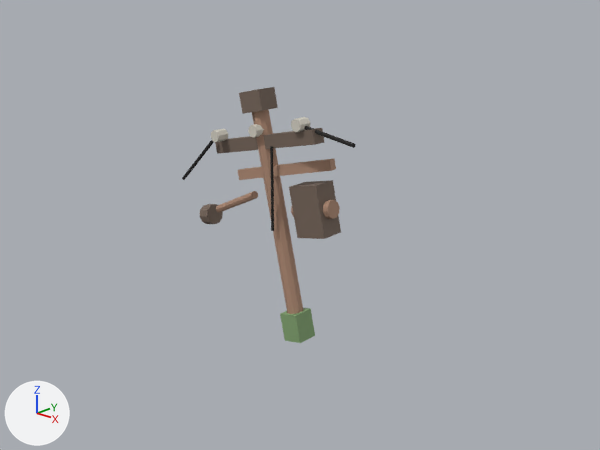
The Blender file Assets/Art/Blender/rusted_utility_pole_v01.blend as it was, and as the next commit left it.
Before and after are seen from the file's camera 'Camera'. The axes (+X, +Y, +Z) are drawn at lower left. The lights are the same throughout. The picture after the commit comes second.

Script lines for the objects in view, before the commit:
```python
ob_broken_lamp_head = bpy.data.objects.new('broken lamp head', me_cylinder_011)
ob_broken_lamp_head.parent = ob_rusted_utility_pole_v01_root_tilt
ob_broken_lamp_head.location = (-0.98, 0.02, 1.17)
ob_broken_lamp_head.rotation_euler = (0.0, 1.571, 0.0)  # degrees (0, 90, 0)
ob_green_algae_wet_base = bpy.data.objects.new('green algae wet base', me_cube_019)
ob_green_algae_wet_base.parent = ob_rusted_utility_pole_v01_root_tilt
ob_green_algae_wet_base.location = (0.0, 0.0, 0.13)
ob_hanging_transformer_box = bpy.data.objects.new('hanging transformer box', me_cube_018)
ob_hanging_transformer_box.parent = ob_rusted_utility_pole_v01_root_tilt
ob_hanging_transformer_box.location = (0.34, 0.12, 1.18)
ob_lamp_bent_arm = bpy.data.objects.new('lamp bent arm', me_cylinder_010)
ob_lamp_bent_arm.parent = ob_rusted_utility_pole_v01_root_tilt
ob_lamp_bent_arm.location = (-0.565, 0.02, 1.285)
ob_lamp_bent_arm.rotation_euler = (1.795, 0.0, -1.571)  # degrees (103, 0, -90)
ob_leaning_rusted_pole_shaft = bpy.data.objects.new('leaning rusted pole shaft', me_cylinder_001)
ob_leaning_rusted_pole_shaft.parent = ob_rusted_utility_pole_v01_root_tilt
ob_leaning_rusted_pole_shaft.location = (0.0, 0.0, 1.05)
ob_main_cross_arm = bpy.data.objects.new('main cross arm', me_cube_016)
ob_main_cross_arm.parent = ob_rusted_utility_pole_v01_root_tilt
ob_main_cross_arm.location = (0.0, 0.0, 1.82)
ob_main_cross_arm.rotation_euler = (0.0, 0.0, -0.0698)  # degrees (0, 0, -4)
ob_splintered_secondary_arm = bpy.data.objects.new('splintered secondary arm', me_cube_017)
ob_splintered_secondary_arm.parent = ob_rusted_utility_pole_v01_root_tilt
ob_splintered_secondary_arm.location = (0.16, 0.02, 1.56)
ob_splintered_secondary_arm.rotation_euler = (0.0, 0.0, 0.227)  # degrees (0, 0, 13)
ob_top_broken_cap = bpy.data.objects.new('top broken cap', me_cube_015)
ob_top_broken_cap.parent = ob_rusted_utility_pole_v01_root_tilt
ob_top_broken_cap.location = (0.0, 0.0, 2.18)
ob_top_broken_cap.rotation_euler = (0.0, 0.0, 0.14)  # degrees (0, 0, 8)
ob_transformer_side_cap_a = bpy.data.objects.new('transformer side cap a', me_cylinder_005)
ob_transformer_side_cap_a.parent = ob_rusted_utility_pole_v01_root_tilt
ob_transformer_side_cap_a.location = (0.53, 0.12, 1.18)
ob_transformer_side_cap_a.rotation_euler = (0.0, 1.571, 0.0)  # degrees (0, 90, 0)
```
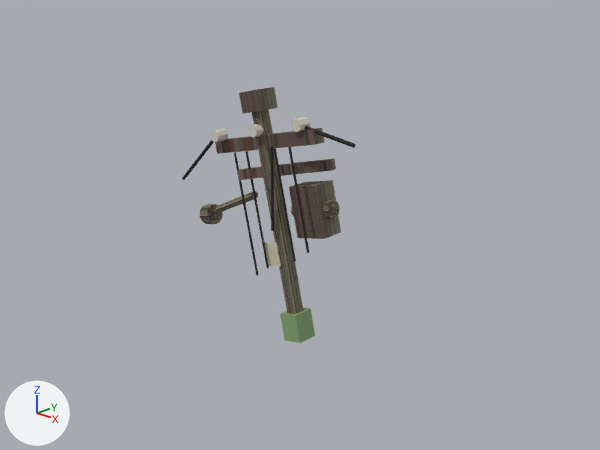
Boxes (x1, y1, x2, y2) around the edits, measured in the pictures (600 x 450 px):
'leaning rusted pole shaft', recoloured (beige to yellow)
    both: (252, 109, 303, 314)
'hanging transformer box', surface changed
    both: (289, 181, 339, 239)
'main cross arm', surface changed
    both: (217, 130, 320, 153)
'splintered secondary arm', recoloured (beige to brown)
    both: (238, 158, 336, 180)
'top broken cap', surface changed
    both: (239, 88, 271, 114)
'broken lamp head', surface changed
    both: (200, 204, 223, 223)
'lamp bent arm', recoloured (beige to yellow)
    both: (216, 191, 258, 212)
'faded warning label', added
    after: (264, 242, 281, 266)
'hanging loose wire 2', added
    after: (274, 148, 296, 261)
'hanging loose wire 0', added
    after: (234, 152, 259, 276)
'hanging loose wire 3', added
    after: (288, 147, 309, 253)
'hanging loose wire 1', added
    after: (246, 151, 269, 268)
'transformer side cap a', recoloured (beige to brown)
    both: (323, 200, 340, 219)
'rusted metal band lower', now drawn
    after: (294, 275, 298, 281)

Diff of the bpy script that builds the scene:
```diff
--- a/Assets/Art/Blender/rusted_utility_pole_v01.blend.py
+++ b/Assets/Art/Blender/rusted_utility_pole_v01.blend.py
@@ mat_dark_corroded_metal @@
 n0 = _N.new('ShaderNodeBsdfPrincipled'); n0.name = 'Principled BSDF'
-n0.inputs[0].default_value = (0.18, 0.13, 0.1, 1.0)  # 'Base Color', brown #766559
-n0.inputs[2].default_value = 0.75  # 'Roughness'
+n0.inputs[2].default_value = 0.82  # 'Roughness'
 n1 = _N.new('ShaderNodeOutputMaterial'); n1.name = 'Material Output'
+n2 = _N.new('ShaderNodeTexCoord'); n2.name = 'Texture Coordinate'
+n3 = _N.new('ShaderNodeTexImage'); n3.name = 'Image Texture'
+n3.image = img_rusted_pole_grime_v01_png_002
 _L.new(n0.outputs[0], n1.inputs[0])  # 'BSDF' to 'Surface'
+_L.new(n2.outputs[0], n3.inputs[0])  # 'Generated' to 'Vector'
+_L.new(n3.outputs[0], n0.inputs[0])  # 'Color' to 'Base Color'
@@ mat_rusted_wet_pole_texture @@
+mat_rusted_wet_pole_texture = bpy.data.materials.new('rusted wet pole texture')
+# uses the picture img_rusted_pole_grime_v01_png_001
@@ me_cylinder_001 @@
 me_cylinder_001.from_pydata(...)  # 20 vertices, 12 faces; spans x -0.07..0.07, y -0.08..0.08, z -1.05..1.05
-me_cylinder_001.materials.append(mat_rusted_wet_metal)  # beige #ad8973
+me_cylinder_001.materials.append(mat_rusted_wet_pole_texture)
@@ me_cube_017 @@
 me_cube_017.from_pydata(...)  # 8 vertices, 6 faces; spans x -0.475..0.475, y -0.04..0.04, z -0.045..0.045
-me_cube_017.materials.append(mat_rusted_wet_metal)  # beige #ad8973
+me_cube_017.materials.append(mat_rusted_wet_pole_texture)
@@ me_cylinder_005 @@
 me_cylinder_005.from_pydata(...)  # 20 vertices, 12 faces; spans x -0.076..0.076, y -0.08..0.08, z -0.025..0.025
-me_cylinder_005.materials.append(mat_rusted_wet_metal)  # beige #ad8973
+me_cylinder_005.materials.append(mat_rusted_wet_pole_texture)
@@ me_cylinder_010 @@
 me_cylinder_010.from_pydata(...)  # 16 vertices, 10 faces; spans x -0.035..0.035, y -0.035..0.035, z -0.292..0.292
-me_cylinder_010.materials.append(mat_rusted_wet_metal)  # beige #ad8973
+me_cylinder_010.materials.append(mat_rusted_wet_pole_texture)
@@ ob_hanging_loose_wire_3 @@
+ob_hanging_loose_wire_3 = bpy.data.objects.new('hanging loose wire 3', me_cylinder_015)  # a 5-sided cylinder along z spanning x -0.01..0.01, y -0.009..0.011, z -0.451..0.451; in mat_black_rubber_cable (black #211f1e)
+ob_hanging_loose_wire_3.parent = ob_rusted_utility_pole_v01_root_tilt
+ob_hanging_loose_wire_3.location = (0.385, -0.1, 1.31)
+ob_hanging_loose_wire_3.rotation_euler = (3.071, 0.0, 0.896)  # degrees (176, 0, 51)
@@ ob_hanging_loose_wire_2 @@
+ob_hanging_loose_wire_2 = bpy.data.objects.new('hanging loose wire 2', me_cylinder_014)  # a 5-sided cylinder along z spanning x -0.01..0.01, y -0.009..0.011, z -0.491..0.491; in mat_black_rubber_cable (black #211f1e)
+ob_hanging_loose_wire_2.parent = ob_rusted_utility_pole_v01_root_tilt
+ob_hanging_loose_wire_2.location = (0.205, -0.1, 1.27)
+ob_hanging_loose_wire_2.rotation_euler = (3.076, 0.0, 0.896)  # degrees (176, 0, 51)
@@ ob_hanging_loose_wire_1 @@
+ob_hanging_loose_wire_1 = bpy.data.objects.new('hanging loose wire 1', me_cylinder_013)  # a 5-sided cylinder along z spanning x -0.01..0.01, y -0.009..0.011, z -0.531..0.531; in mat_black_rubber_cable (black #211f1e)
+ob_hanging_loose_wire_1.parent = ob_rusted_utility_pole_v01_root_tilt
+ob_hanging_loose_wire_1.location = (-0.155, -0.1, 1.23)
+ob_hanging_loose_wire_1.rotation_euler = (3.081, 0.0, 0.896)  # degrees (177, 0, 51)
@@ ob_hanging_loose_wire_0 @@
+ob_hanging_loose_wire_0 = bpy.data.objects.new('hanging loose wire 0', me_cylinder_012)  # a 5-sided cylinder along z spanning x -0.01..0.01, y -0.009..0.011, z -0.571..0.571; in mat_black_rubber_cable (black #211f1e)
+ob_hanging_loose_wire_0.parent = ob_rusted_utility_pole_v01_root_tilt
+ob_hanging_loose_wire_0.location = (-0.315, -0.1, 1.19)
+ob_hanging_loose_wire_0.rotation_euler = (3.085, 0.0, 0.896)  # degrees (177, 0, 51)
@@ ob_faded_warning_label @@
+ob_faded_warning_label = bpy.data.objects.new('faded warning label', me_cube_091)  # a box spanning x -0.08..0.08, y -0.006..0.006, z -0.11..0.11; in mat_faded_pole_label (beige #cec5ad)
+ob_faded_warning_label.parent = ob_rusted_utility_pole_v01_root_tilt
+ob_faded_warning_label.location = (-0.08, -0.078, 0.82)
```
